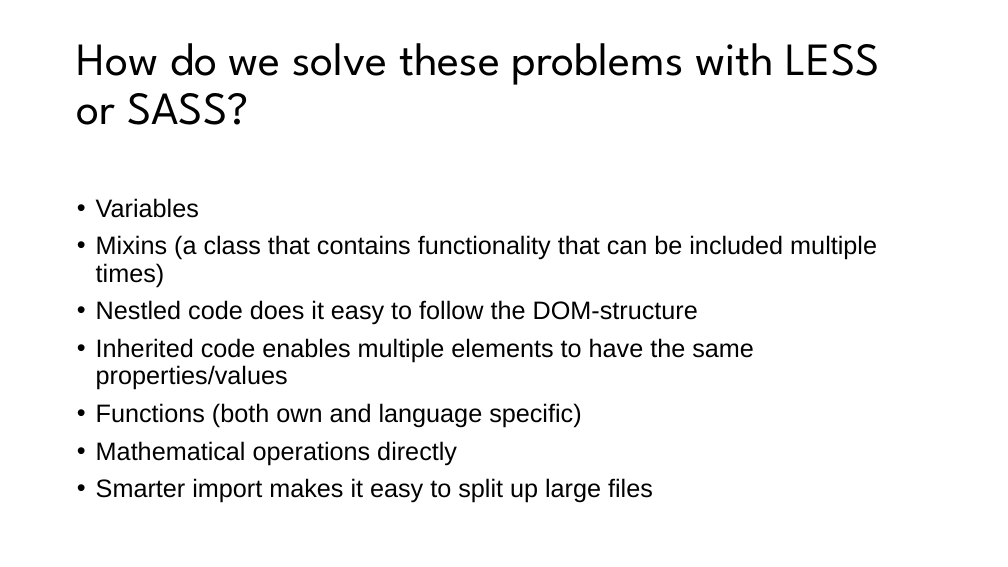
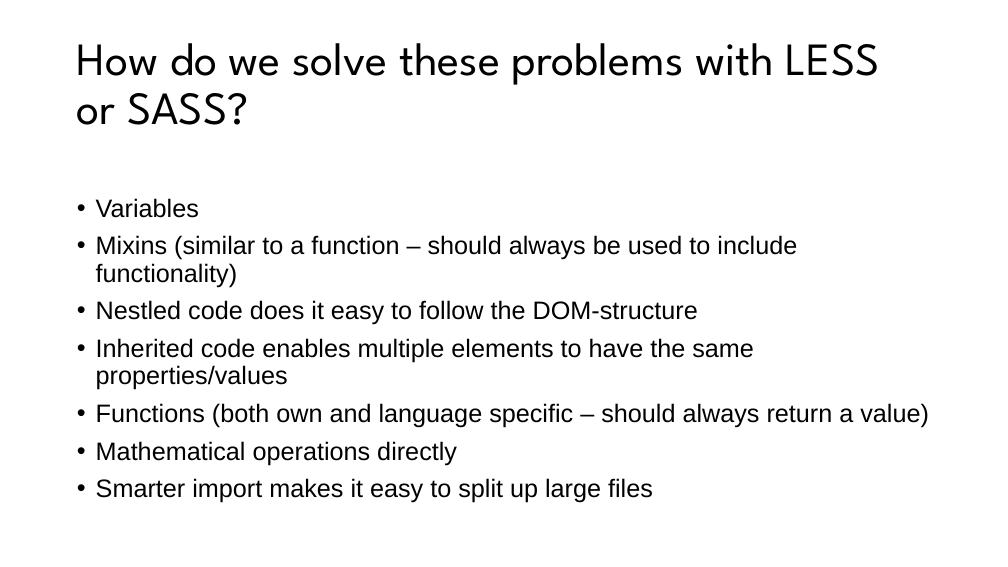
Before and after one commit to stiltet/SASS-Code-Example-Demo, a slide deck: slide 4 of Presentation.pptx. Drawn at 1008x567 pixels with LibreOffice and Linux fonts; fonts in the diff are those of the drawing. Boxes give left, top, right and bottom in pixels: in the first picture for what was removed or moved away, otherwise in the second. Text is boxed around its words. In the diff, an @@ line names an element or a change of style, - is before the commit and + after.

```diff
--- a/Presentation.pptx
+++ b/Presentation.pptx
@@ text at [96, 235, 797, 287]: text changed @@
-• Mixins (a class that contains functionality that can be included multiple times)
+• Mixins (similar to a function – should always be used to include functionality)
@@ text at [96, 403, 929, 428]: text changed @@
-• Functions (both own and language specific)
+• Functions (both own and language specific – should always return a value)
```
Also in this commit, not shown: 5 other slides changed, 1 other file.
